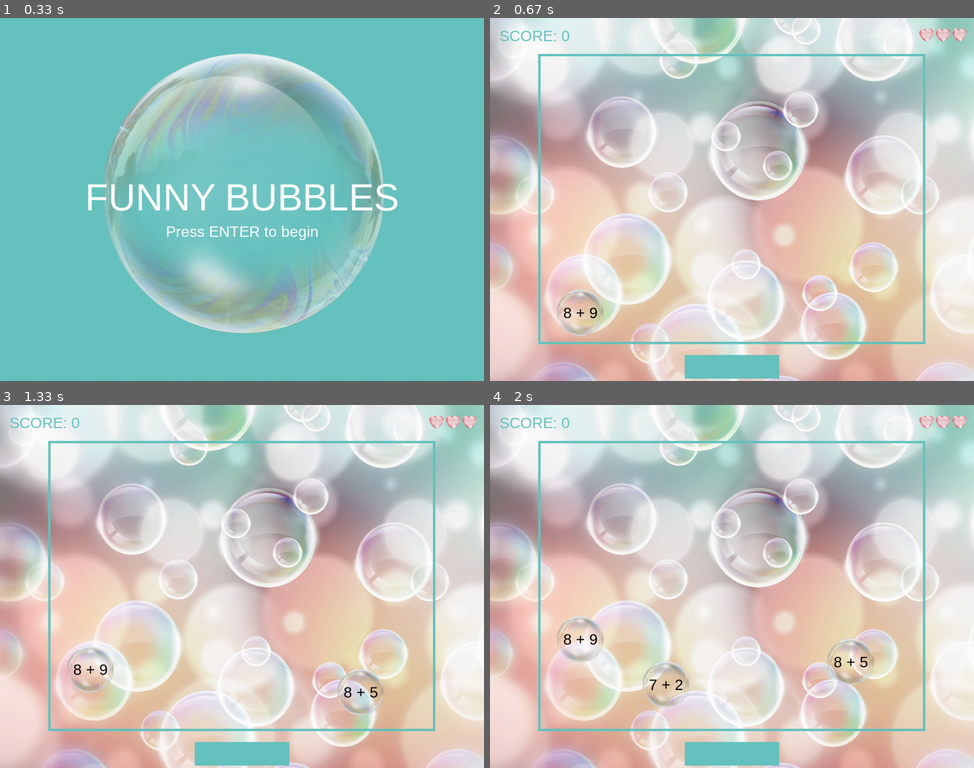
Above: before the commit, frames 1-4 (two rows, left to right).
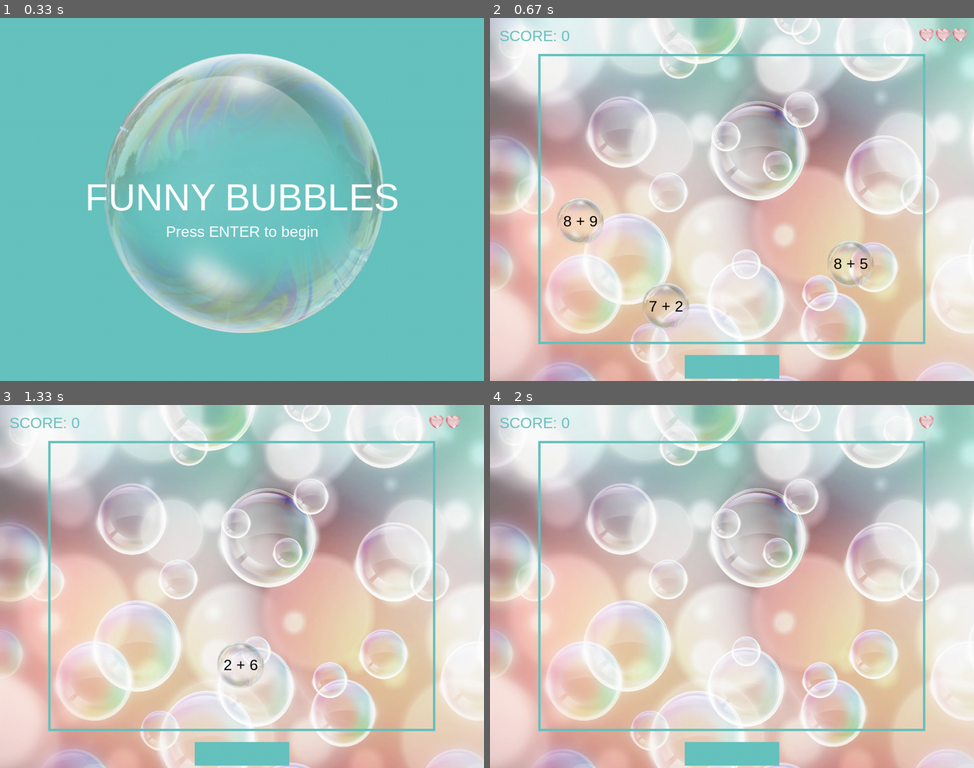
Above: after the commit, the same moments.

Repository: Mariia-fed/Funny-Bubbles
Game: pygame game, started from Pygame.py
Two runs of this game, one before a commit and one after it. Both use one fixed random seed, a clock stepped at 60 frames per second and the inputs below.
Inputs:
- Up to frame 1 (0.33 s): no input
- Up to frame 2 (0.67 s): tap Enter at 0.33 s
- Up to frame 3 (1.33 s): tap Space at 0.67 s
- Up to frame 4 (2 s): no input

Frame 1 is identical in both runs. In frame 2, 1.7% of the frame differs, in the area x 13-80%, y 49-88%; in frame 3, 1.4%; in frame 4, 1.4%.
Error before the commit: ValueError: invalid literal for int() with base 10: '' (Pygame.py line 102)
Error after the commit: ValueError: invalid literal for int() with base 10: '' (Pygame.py line 101)

Commit message:
FINAL BUBBLES GAME

Diff:
--- a/Pygame.py
+++ b/Pygame.py
@@ -8,8 +8,8 @@
 STARTING_LEVEL = 1
 SCORE_NEW_LIFE = 5000
 
-BUBBLE_SPEED = 4  # На сколько пикселей за сек примеры двигаются
-BUBBLE_FREQUENCY = 10  # Сколько раз за 5 сек появляется пример
+BUBBLE_SPEED = 30  # Увеличиваем скорость шариков
+BUBBLE_FREQUENCY = 40  # Сколько раз за 5 сек появляется пример
 BUBBLE_RADIUS = 50
 
 FPS = 24
@@ -29,7 +29,6 @@
 MAX_PROMPT_LENGTH = 10
 
 TARGET_RECT = pygame.Rect(int(WIDTH * 0.1), int(HEIGHT * 0.1), WIDTH * 0.8, HEIGHT * 0.8)
-print(TARGET_RECT)
 
 
 class Game:
@@ -130,9 +129,11 @@
 
     def check_life_loss(self):
         for problem in self.problems:
-            if problem.y < BUBBLE_RADIUS:
+            if not TARGET_RECT.collidepoint(problem.x, problem.y - 40):
                 self.lives -= 1
+                problem.active = False
                 self.start_new_life()
+                break
         if self.lives == 0:
             self.game_over_screen = True
 
@@ -224,9 +225,6 @@
 
     def move(self):
         self.y -= BUBBLE_SPEED
-        ymax = 76 + BUBBLE_RADIUS
-        if self.y < ymax:
-            self.active = False
 
 
 class Prompt:
